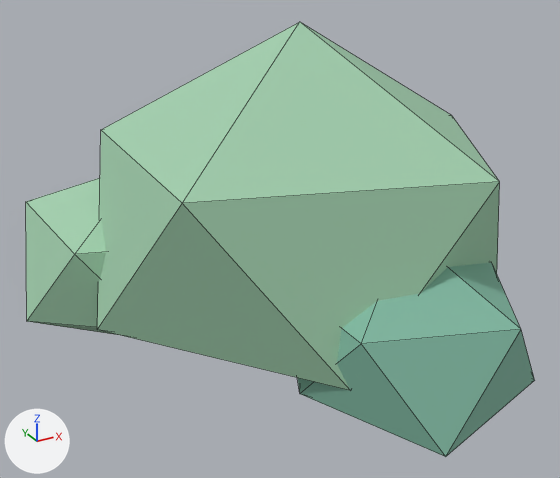
Before and after pictures for a commit that changed the glTF model arte/modelos/mapa/vegetacao/arbusto/arbusto.glb.
The view is the same before and after, from a camera (50 mm lens) standing at (-0.438, -0.752, 0.555) and looking at (-0.039, -0.026, 0.192). The axes (+X, +Y, +Z) are drawn at lower left. The lights are the same throughout. The older version comes first. Mesh edges are drawn as thin lines. Vertices at exactly the same position are counted once.

In view in the first picture: 'arbusto'.
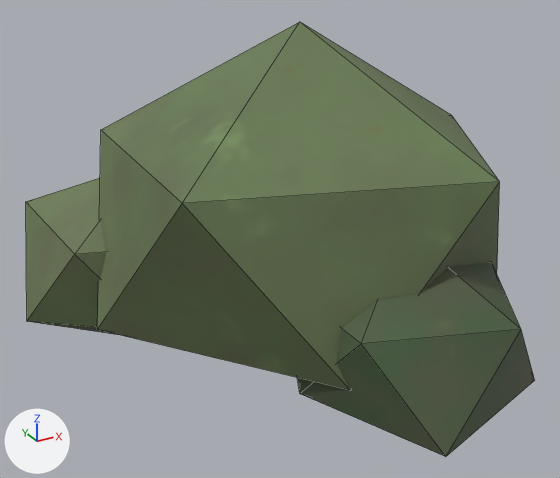
Location of each change, [x1, y1, x2, y2] in pixels of the pictures (560 x 478 px):
'arbusto', recoloured, surface changed (darker)
    both: [26, 22, 535, 457]
part 1 of me_arbusto_corpo, recoloured (darker)
    both: [297, 262, 535, 457]
part 2 of me_arbusto_corpo, recoloured (darker)
    both: [26, 22, 500, 390]
part 3 of me_arbusto_corpo, surface changed (darker)
    both: [26, 22, 535, 457]

The change, as a diff of the scene's bpy script:
```diff
--- a/arte/modelos/mapa/vegetacao/arbusto/arbusto.glb.py
+++ b/arte/modelos/mapa/vegetacao/arbusto/arbusto.glb.py
@@ img_arbusto_tex @@
+img_arbusto_tex = load_image('arbusto_tex', '_unpacked/arbusto_tex', 512, 512, 'sRGB')
@@ mat_arbusto_tex @@
+mat_arbusto_tex = principled_material('arbusto_Tex')
+mat_arbusto_tex.texture = img_arbusto_tex
+mat_arbusto_tex.metallic = 0.15
+mat_arbusto_tex.roughness = 0.7
@@ me_arbusto_corpo @@
 me_arbusto_corpo.from_pydata(...)  # 48 vertices, 80 faces; spans x -0.31..0.314, y -0.32..0.247, z 0.0..0.432
 # used by ob_arbusto; location = (0.0, 0.0, 0.0)
+# me_arbusto_corpo part 1: all 40 faces that had it switch from mat_p_folha (green #81b8a2) to mat_arbusto_tex (picture img_arbusto_tex)
+# me_arbusto_corpo part 2: all 40 faces that had it switch from mat_p_folhaclara (green #a2cead) to mat_arbusto_tex (picture img_arbusto_tex)
+# me_arbusto_corpo part 3: texture (UV) coordinates of 80 of 80 faces, centred in x -0.283..0.311, y -0.298..0.235, z 0.059..0.35, changed; they spanned u 0.0..0.0, v 0.0..0.0 and now span u 0.0..1.0, v 0.0..1.0
```
